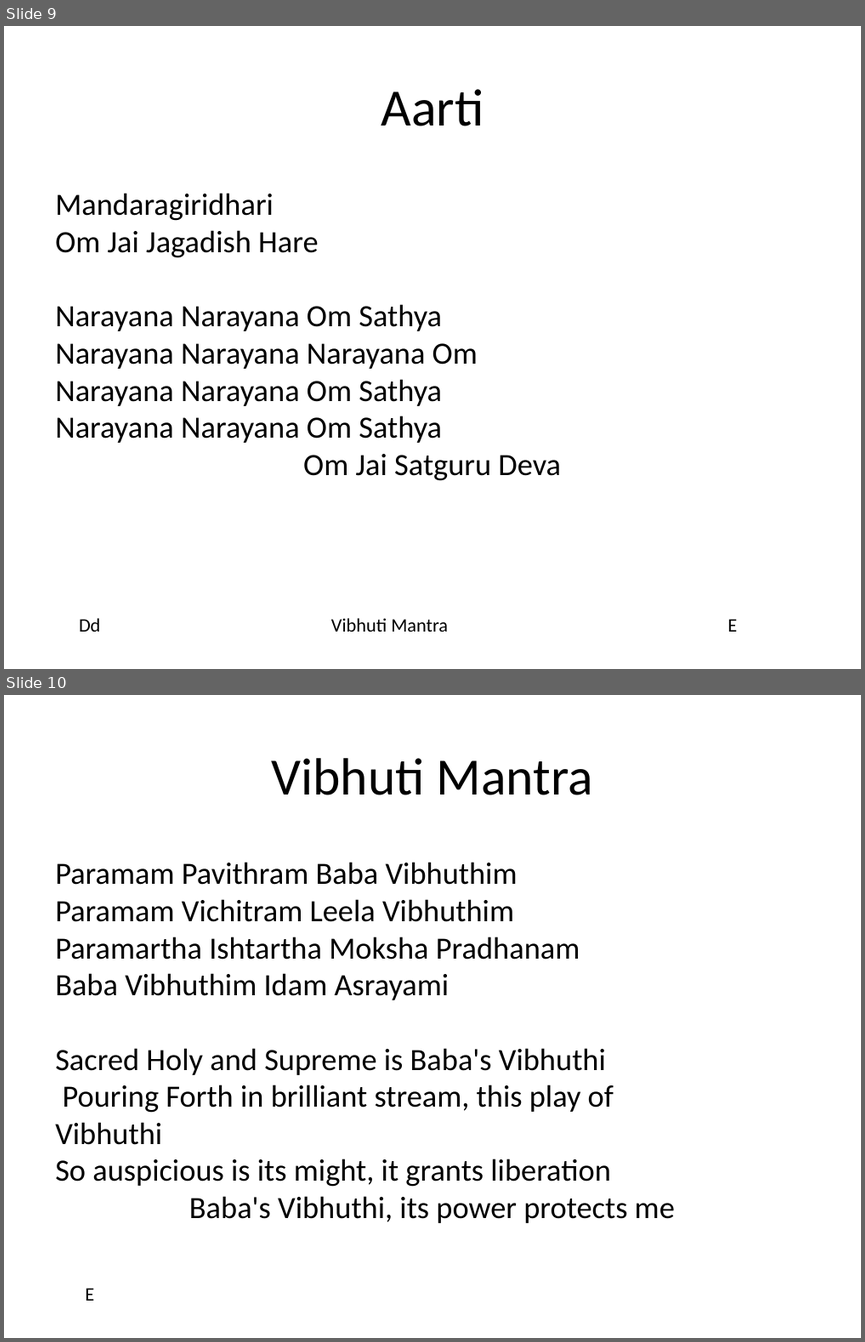
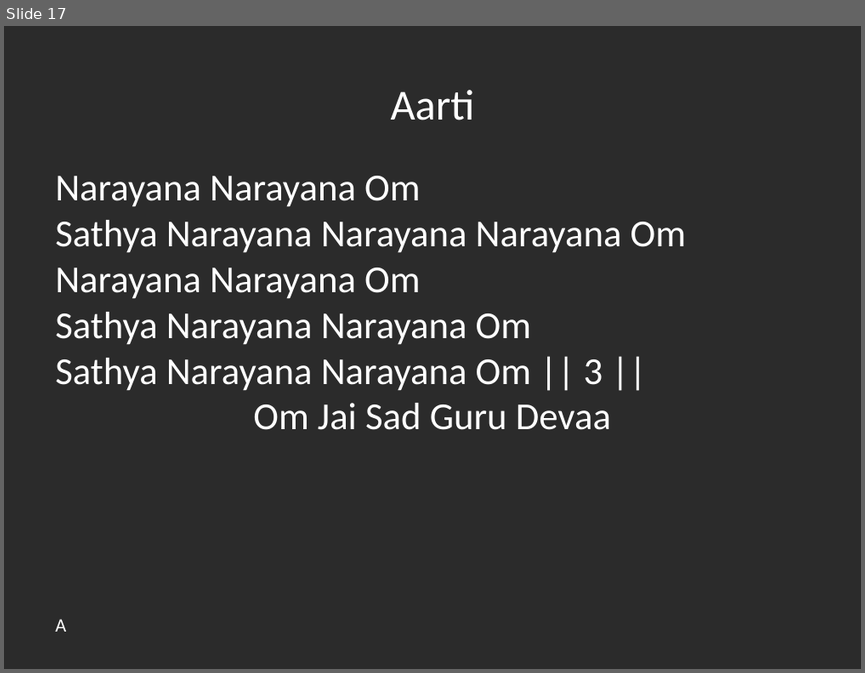
Before and after one commit to riteshreddyr/bhajanpresentationmaker, a slide deck: generated_ppts/bhajans.pptx. Shown one above the other, each under a label of ours: slides 9 and 10 before the commit, slide 17 after it. The pictures are 865x1342 and 865x673 pixels, drawn with LibreOffice and Linux fonts; fonts in the diff are those of the drawing; background and template pictures are left out; a plain dark background stands for a picture behind light text. Boxes give left, top, right and bottom in pixels: in the first picture for what was removed or moved away, otherwise in the second. Text is boxed around its words. In the diff, an @@ line names an element or a change of style, - is before the commit and + after.

```diff
--- a/generated_ppts/bhajans.pptx
+++ b/generated_ppts/bhajans.pptx
@@ slide 10 removed at (4, 695, 861, 1338), background #FFFFFF @@
@@ title removed at (271, 758, 593, 795) @@
-Vibhuti Mantra
@@ text removed at (55, 862, 675, 1223) @@
-Paramam Pavithram Baba Vibhuthim
-Paramam Vichitram Leela Vibhuthim
-Paramartha Ishtartha Moksha Pradhanam
-Baba Vibhuthim Idam Asrayami
-Sacred Holy and Supreme is Baba's Vibhuthi
-Pouring Forth in brilliant stream, this play of
-Vibhuthi
-So auspicious is its might, it grants liberation
-Baba's Vibhuthi, its power protects me
@@ text removed at (85, 1287, 94, 1300) @@
-E
@@ what was slide 9 is now slide 17 @@
@@ slide 17 changed as well @@
@@ background #FFFFFF to picture (left out) @@
@@ text "Aarti" at (391, 90, 475, 120): size 44 to 36 pt, text colour #000000 to #FFFFFF; vertical alignment middle to top @@
@@ text at (55, 176, 686, 430): text changed; size 26 to 32 pt; text colour #000000 to #FFFFFF @@
-Mandaragiridhari
-Om Jai Jagadish Hare
-Narayana Narayana Om Sathya
-Narayana Narayana Narayana Om
-Narayana Narayana Om Sathya
-Narayana Narayana Om Sathya
-Om Jai Satguru Deva
+Narayana Narayana Om
+Sathya Narayana Narayana Narayana Om
+Narayana Narayana Om
+Sathya Narayana Narayana Om
+Sathya Narayana Narayana Om || 3 ||
+Om Jai Sad Guru Devaa
@@ text at (55, 618, 66, 631): text changed; text colour #000000 to #FFFFFF @@
-Dd
+A
@@ text removed at (331, 618, 448, 631) @@
-Vibhuti Mantra
@@ text removed at (727, 618, 737, 631) @@
-E
```
Also in this commit, not shown: 1 other slide changed, 13 slides added, 5 other slides removed, 8 other files.
